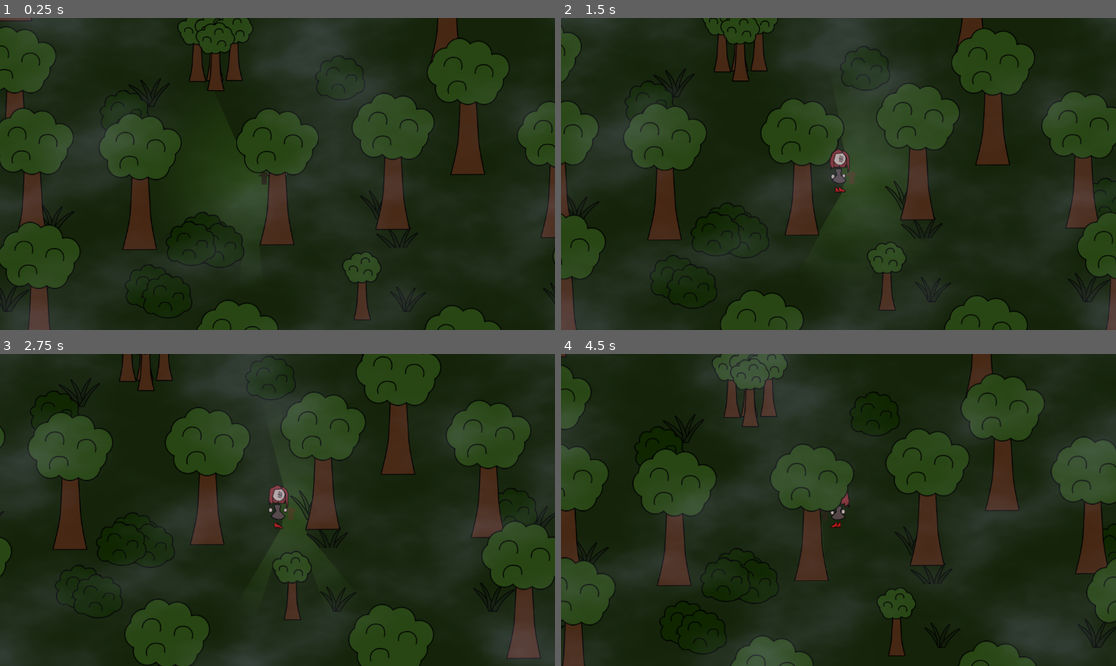
Above: before the commit, frames 1-4 (two rows, left to right).
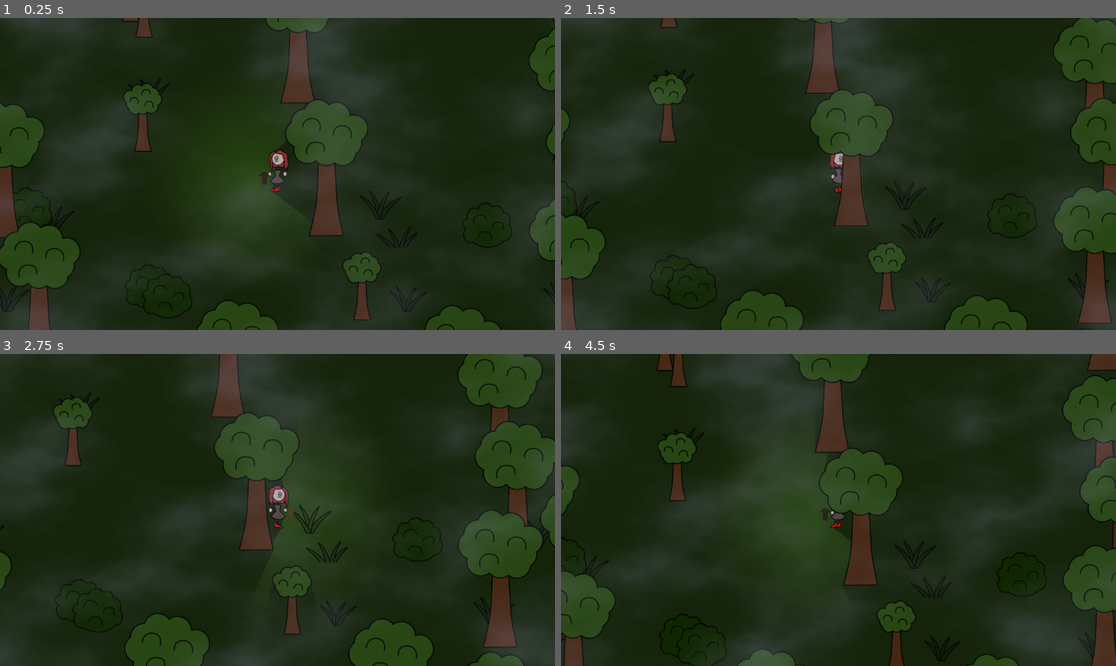
Above: after the commit, the same moments.

Repository: Jerrylikesgreen/-la-Santa-Compa-a
Game: Godot game, scene res://Scenes/forest.tscn
Same seed, same stepped clock (60 frames per second), same inputs: the game is played once before the commit and once after it. The project has no main scene, so this scene is started directly.
Inputs (mouse positions are in pixels of both pictures, inside the frame that each line leads up to):
- Up to frame 1 (0.25 s): no input
- Up to frame 2 (1.5 s): move the mouse to (960, 158) at 0.52 s; hold D (Right) 0.53-1.28 s; click (960, 158) at 0.6 s; move the mouse to (727, 189) at 1.27 s; hold S (Down) from 1.28 s (still down); click (727, 189) at 1.35 s
- Up to frame 3 (2.75 s): move the mouse to (333, 441) at 2.02 s; release S (Down) at 2.03 s; hold D (Right) from 2.03 s (still down); click (333, 441) at 2.1 s
- Up to frame 4 (4.5 s): move the mouse to (810, 572) at 2.77 s; release D (Right) at 2.78 s; hold W (Up) 2.78-3.53 s; click (810, 572) at 2.85 s; move the mouse to (1005, 556) at 3.52 s; hold A (Left) from 3.53 s (still down); click (1005, 556) at 3.6 s; move the mouse to (672, 463) at 4.27 s; click (672, 463) at 4.35 s

The runs differ from the first frame. In frame 1, 24% of the frame differs, in the area x 0-100%, y 0-100%; in frame 2, 24%; in frame 3, 28%; in frame 4, 28%.

Commit message:
Add forest chunk 5 and improve event tracking logic
Introduces forest_chunk_5 scene and script, updates the environment generator to include the new chunk, and refines event tracking by storing triggered events in a shared dictionary. Event trigger methods now return a boolean to prevent duplicate event emissions, and activador_dialogo/forest_event logic is updated to use this mechanism.

Diff:
--- /dev/null
+++ b/Scenes/EnvChucks/forest_chunk_5.tscn
@@ -0,0 +1,72 @@
+[gd_scene load_steps=4 format=3 uid="uid://ci0lkhxovvxym"]
+
+[ext_resource type="Script" uid="uid://cunvs3xwk43mh" path="res://Scripts/forest_chunk_5.gd" id="1_wror6"]
+[ext_resource type="PackedScene" uid="uid://d3yws4mqhe6ru" path="res://Scenes/EnvObjects/tree_small.tscn" id="2_ecsbr"]
+[ext_resource type="PackedScene" uid="uid://dxsrwakxllvjb" path="res://Scenes/EnvObjects/bush.tscn" id="3_8kvk5"]
+
+[node name="ForestChunk5" type="Node2D"]
+script = ExtResource("1_wror6")
+metadata/_custom_type_script = "uid://c64cy5w21m3r"
+
+[node name="LargeTrees" type="Node2D" parent="."]
+
+[node name="SmallTrees" type="Node2D" parent="."]
+
+[node name="TreeSmall7" parent="SmallTrees" instance=ExtResource("2_ecsbr")]
+position = Vector2(909, 176)
+
+[node name="TreeSmall8" parent="SmallTrees" instance=ExtResource("2_ecsbr")]
+position = Vector2(847, 177)
+
+[node name="TreeSmall4" parent="SmallTrees" instance=ExtResource("2_ecsbr")]
+position = Vector2(897, 197)
+
+[node name="TreeSmall6" parent="SmallTrees" instance=ExtResource("2_ecsbr")]
+position = Vector2(963, 199)
+
+[node name="TreeSmall" parent="SmallTrees" instance=ExtResource("2_ecsbr")]
+position = Vector2(827, 196)
+
+[node name="TreeSmall5" parent="SmallTrees" instance=ExtResource("2_ecsbr")]
+position = Vector2(932, 197)
+
+[node name="TreeSmall2" parent="SmallTrees" instance=ExtResource("2_ecsbr")]
+position = Vector2(861, 196)
+
+[node name="TreeSmall3" parent="SmallTrees" instance=ExtResource("2_ecsbr")]
+position = Vector2(795, 195)
+
+[node name="TreeSmall9" parent="SmallTrees" instance=ExtResource("2_ecsbr")]
+position = Vector2(223, 511)
+
+[node name="TreeSmall10" parent="SmallTrees" instance=ExtResource("2_ecsbr")]
+position = Vector2(136, 512)
+
+[node name="TreeSmall11" parent="SmallTrees" instance=ExtResource("2_ecsbr")]
+position = Vector2(210, 538)
+
+[node name="TreeSmall12" parent="SmallTrees" instance=ExtResource("2_ecsbr")]
+position = Vector2(277, 548)
+
+[node name="TreeSmall13" parent="SmallTrees" instance=ExtResource("2_ecsbr")]
+position = Vector2(142, 536)
+
+[node name="TreeSmall14" parent="SmallTrees" instance=ExtResource("2_ecsbr")]
+position = Vector2(246, 546)
+
+[node name="TreeSmall15" parent="SmallTrees" instance=ExtResource("2_ecsbr")]
+position = Vector2(175, 545)
+
+[node name="TreeSmall16" parent="SmallTrees" instance=ExtResource("2_ecsbr")]
+position = Vector2(109, 544)
+
+[node name="Bushes" type="Node2D" parent="."]
+
+[node name="Bush" parent="Bushes" instance=ExtResource("3_8kvk5")]
+position = Vector2(1072, 581)
+
+[node name="Bush2" parent="Bushes" instance=ExtResource("3_8kvk5")]
+position = Vector2(126, 190)
+
+[node name="Bush3" parent="Bushes" instance=ExtResource("3_8kvk5")]
+position = Vector2(510, 141)
--- a/Scenes/forest.tscn
+++ b/Scenes/forest.tscn
@@ -10,6 +10,7 @@
 [ext_resource type="Shader" uid="uid://y3qq6ykhcw3p" path="res://Resources/Shaders/fog_shader.gdshader" id="7_wo0py"]
 [ext_resource type="PackedScene" uid="uid://cohjitxf6sq3u" path="res://Scenes/EnvChucks/forest_chunk_4.tscn" id="7_xgdwn"]
 [ext_resource type="Texture2D" uid="uid://cnv8ikey2s5xt" path="res://Assets/NoiseTextures/smoke.png" id="8_vh310"]
+[ext_resource type="PackedScene" uid="uid://ci0lkhxovvxym" path="res://Scenes/EnvChucks/forest_chunk_5.tscn" id="8_y1epu"]
 
 [sub_resource type="ShaderMaterial" id="ShaderMaterial_vh310"]
 shader = ExtResource("7_wo0py")
@@ -40,7 +41,7 @@
 
 [node name="EnviormentGenerator" type="Node2D" parent="."]
 script = ExtResource("3_qq45g")
-chunk_scenes = Array[PackedScene]([ExtResource("4_vh310"), ExtResource("5_igsr3"), ExtResource("6_igsr3"), ExtResource("7_xgdwn")])
+chunk_scenes = Array[PackedScene]([ExtResource("4_vh310"), ExtResource("5_igsr3"), ExtResource("6_igsr3"), ExtResource("7_xgdwn"), ExtResource("8_y1epu")])
 spawn_radius = 3
 
 [node name="WorldLight" type="DirectionalLight2D" parent="."]
@@ -52,6 +53,7 @@
 max_distance = 500.0
 
 [node name="ActivadorDialogo" parent="." instance=ExtResource("6_qq45g")]
+visible = false
 position = Vector2(526, 232)
 
 [node name="FogLayer" type="CanvasLayer" parent="."]
--- a/Scripts/Autoloads/CommonData.gd
+++ b/Scripts/Autoloads/CommonData.gd
@@ -7,9 +7,20 @@
 var player_camera: Camera2D
 var player_movement = true
 var moving
+# Stores events triggerd inside its own scene.
+var events_trigered: Dictionary[int, int]
+
+
 func _ready():
 	auto_mode = auto_mode_enum.NORMAL
+	Signals.event_triggered.connect(_on_event_triggered)
 
 func _process(_delta):
 	#print(moving)
 	pass
+
+
+
+func _on_event_triggered(event_type: Signals.EventType, event_id: int, chuck_id: int) ->void:
+	events_trigered[chuck_id] = event_id
+	print(chuck_id, " Triggered ", event_id)
--- a/Scripts/activador_dialogo.gd
+++ b/Scripts/activador_dialogo.gd
@@ -4,15 +4,15 @@
 @export var path_csv = "res://Assets/Dialogues/santa_compaña_dialgue_test_short.csv"
 
 func _on_body_entered(_body: Node2D) -> void:
-	get_node("CollisionShape2D").disabled = true
+	if _trigger_event():
+		get_node("CollisionShape2D").disabled = true
 
-	var dialog = scene_dialogue.instantiate()
-	dialog.path_csv = path_csv
-	get_tree().root.add_child(dialog)
-	_trigger_event()
-	queue_free()
+		var dialog = scene_dialogue.instantiate()
+		dialog.path_csv = path_csv
+		get_tree().root.add_child(dialog)
+		queue_free()
 
 
 # left empty for sublass inharatence.
-func _trigger_event()->void:
-	pass
+func _trigger_event()->bool:
+	return false
--- a/Scripts/env_chunk.gd
+++ b/Scripts/env_chunk.gd
@@ -1,15 +1,20 @@
 class_name ForestEnvChunk extends Node2D
 
 
-# Stores events triggerd inside its own scene.
+# Stores events triggerd inside its own scene.  Key = Chunk id Value = Event Id
 var events_trigered: Dictionary[int, int]
 # Left unassigned for subclass assignment.
 var ui: int
 
 func _ready() -> void:
 	Signals.event_triggered.connect(_on_event_triggered)
+	events_trigered = CD.events_trigered
 
 func _on_event_triggered(event_type: Signals.EventType, event_id: int, chuck_id: int) ->void:
+	if events_trigered.get(chuck_id) == event_id:
+		return
+
+
 	if event_type == Signals.EventType.FOREST_EVENT and chuck_id == ui:
 		events_trigered[chuck_id] = event_id
 		print(events_trigered)
--- /dev/null
+++ b/Scripts/forest_chunk_5.gd
@@ -0,0 +1 @@
+extends ForestEnvChunk
--- a/Scripts/forest_event.gd
+++ b/Scripts/forest_event.gd
@@ -1,9 +1,13 @@
 class_name ForestEvent extends "res://Scripts/activador_dialogo.gd"
 
 
-func _trigger_event()->void:
+func _trigger_event()->bool:
+
 	## Grabs Chunk ID from Parent Node.
 	var chunk_id: int = get_parent().ui
-	## Emits signal with Chunk ID along with Event type and Event ID.
-	Signals.event_triggered.emit(Signals.EventType.FOREST_EVENT, 1, chunk_id)
-	print(self, " -> ",  chunk_id)
+	if CD.events_trigered.has(chunk_id) and CD.events_trigered[chunk_id] == 1:
+		return false
+	else:
+		Signals.event_triggered.emit(Signals.EventType.FOREST_EVENT, 1, chunk_id)
+		print(self, " -> ",  chunk_id)
+		return true
Not shown: 1 places in Scenes/forest.tscn that only renumber resources
Not shown, added: Scripts/forest_chunk_5.gd.uid
